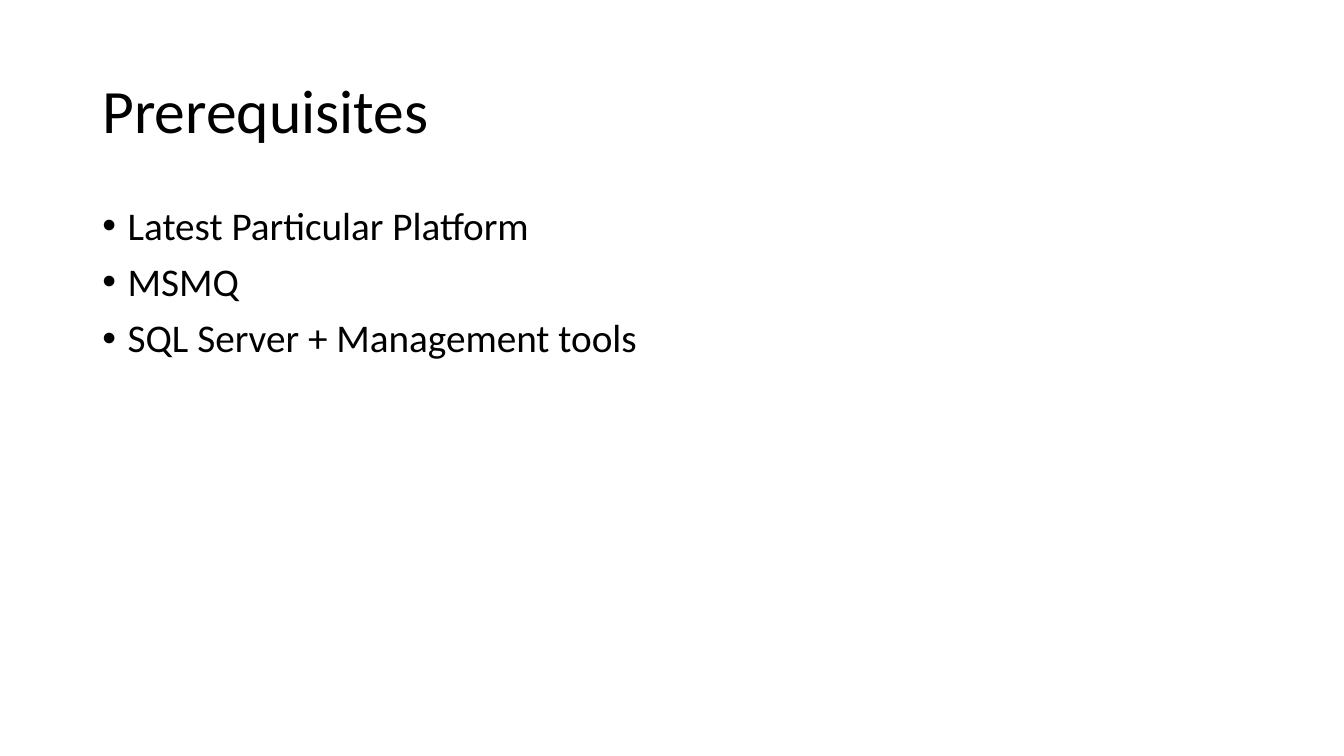
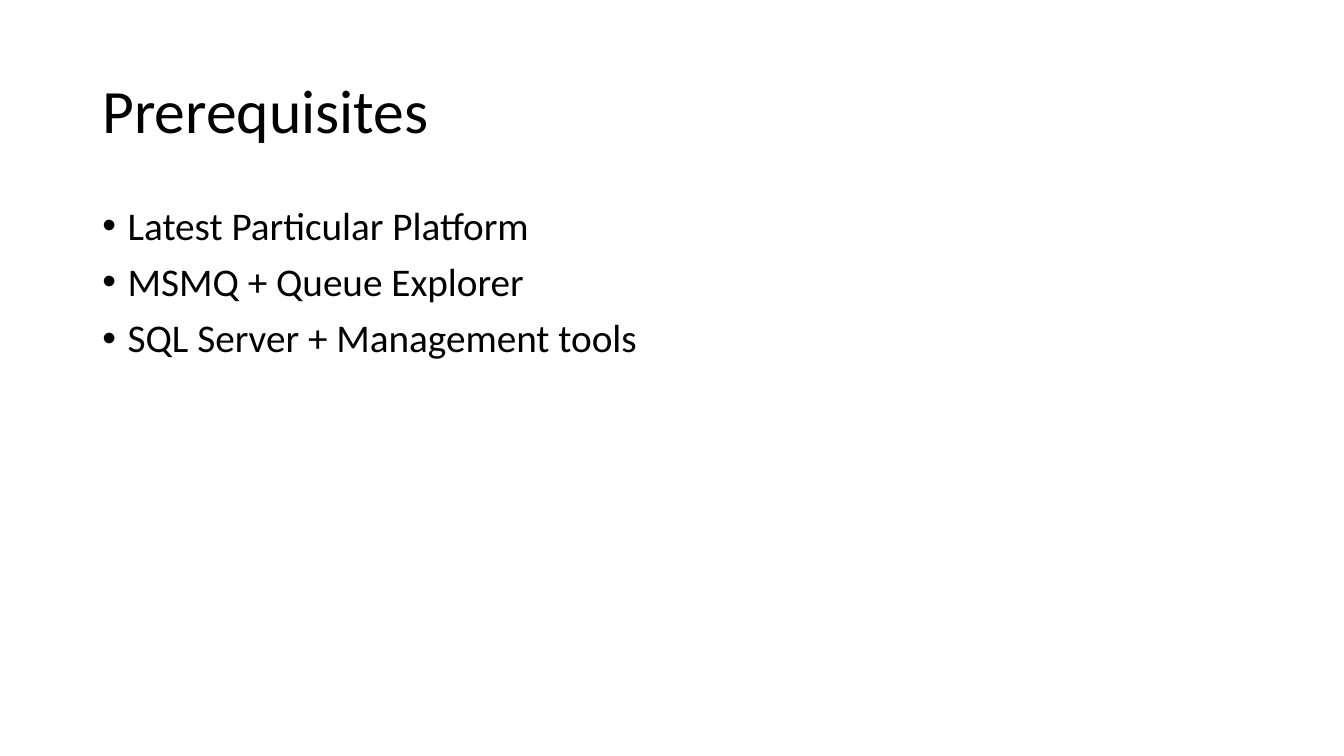
Before and after one commit to Particular/SagaMasterClass, a slide deck: slide 3 of SagaMasterClass.pptx. Drawn at 1344x756 pixels with LibreOffice and Linux fonts; fonts in the diff are those of the drawing. Boxes give left, top, right and bottom in pixels: in the first picture for what was removed or moved away, otherwise in the second. Text is boxed around its words. In the diff, an @@ line names an element or a change of style, - is before the commit and + after.

```diff
--- a/SagaMasterClass.pptx
+++ b/SagaMasterClass.pptx
@@ text at (x1=128, y1=268, x2=523, y2=303): text changed @@
-• MSMQ
+• MSMQ + Queue Explorer
```
Also in this commit, not shown: 2 other slides changed, 17 slides added, 7 other files.
